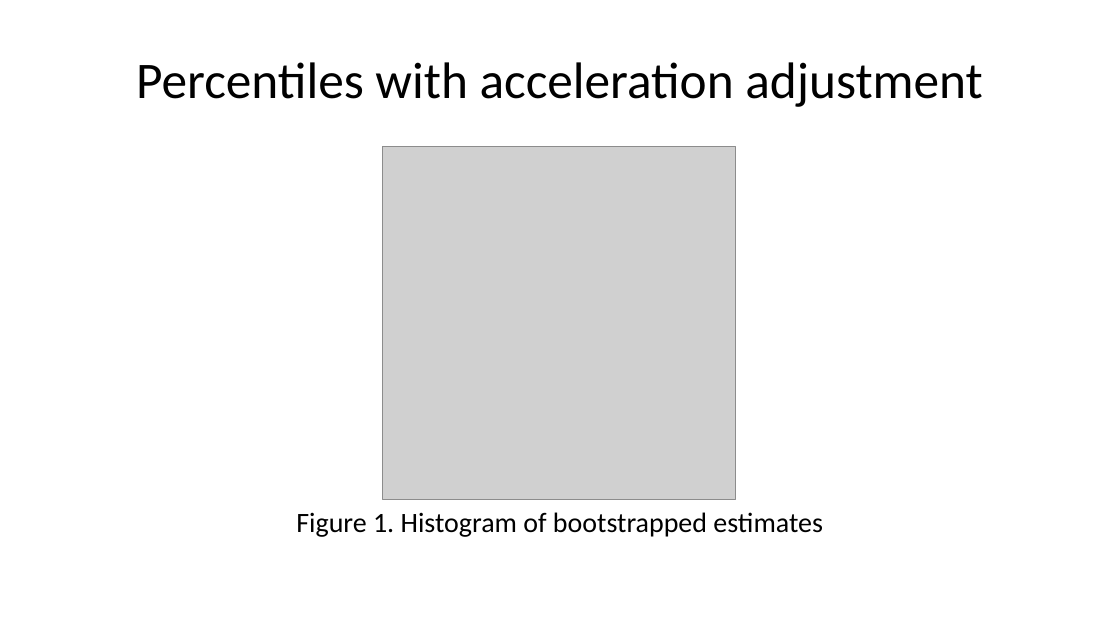
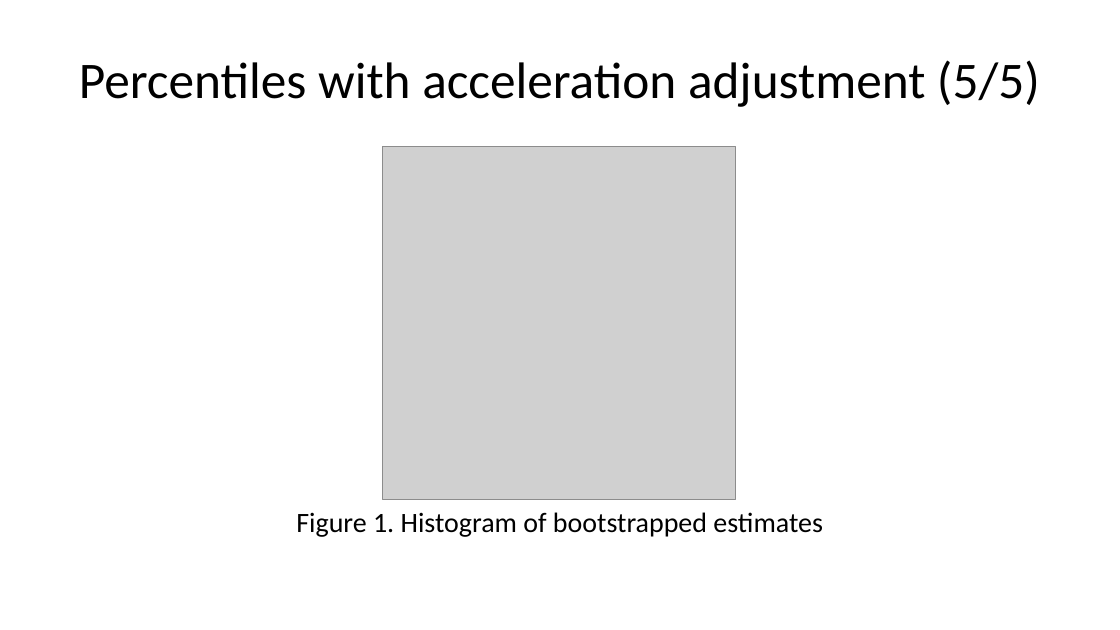
Before and after one commit to pmean/papers-and-presentations, a slide deck: slide 39 of bootstrap/src/bootstrap-slides.pptx (slide 33 before the commit). Drawn at 1120x630 pixels with LibreOffice and Linux fonts; fonts in the diff are those of the drawing; grey boxes stand for pictures. Boxes give left, top, right and bottom in pixels: in the first picture for what was removed or moved away, otherwise in the second. Text is boxed around its words. In the diff, an @@ line names an element or a change of style, - is before the commit and + after.

```diff
--- a/bootstrap/src/bootstrap-slides.pptx
+++ b/bootstrap/src/bootstrap-slides.pptx
@@ title at box(79, 60, 1040, 107): text changed @@
-Percentiles with acceleration adjustment
+Percentiles with acceleration adjustment (5/5)
```
Also in this commit, not shown: 12 other slides changed, 7 slides added, 7 other files.
